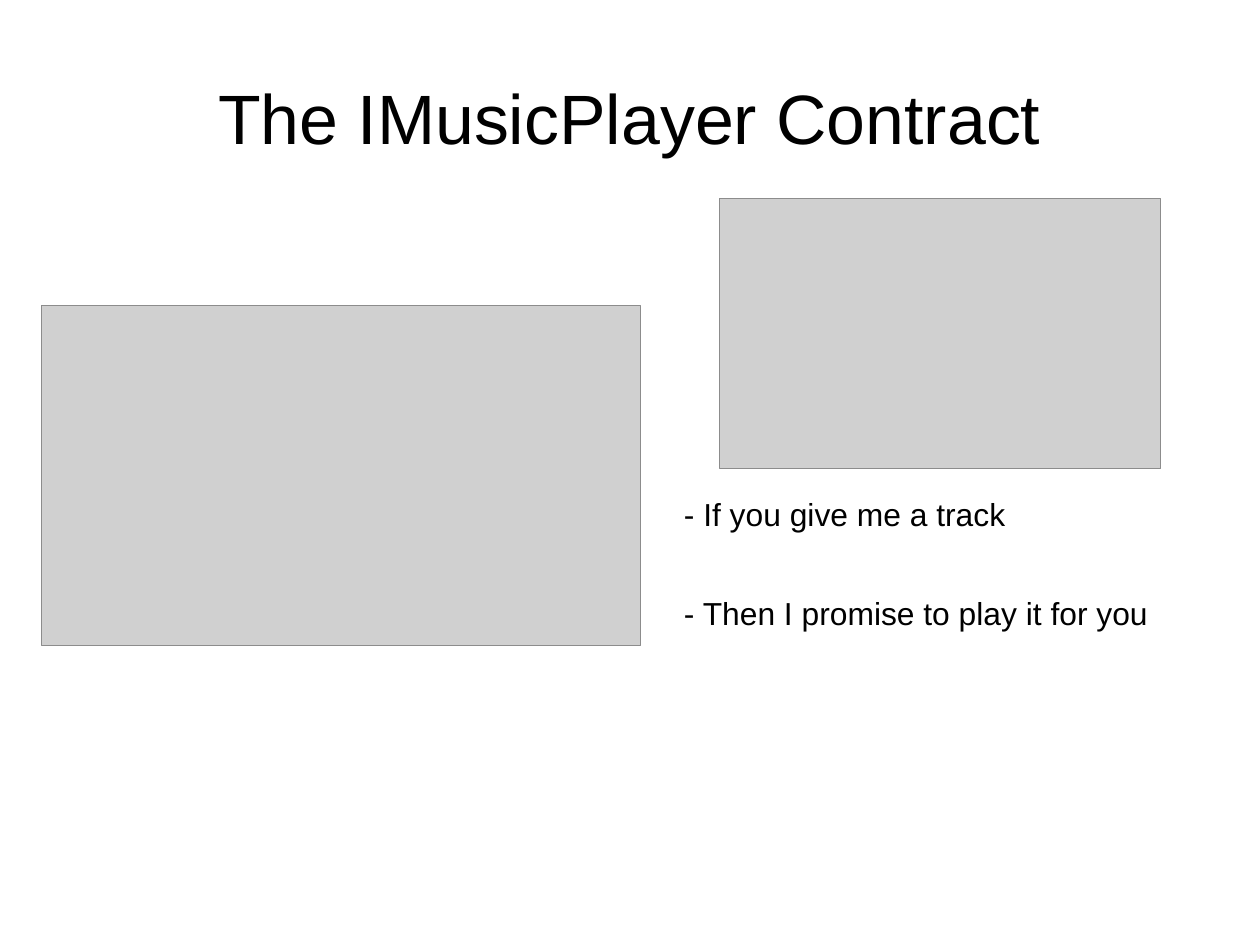
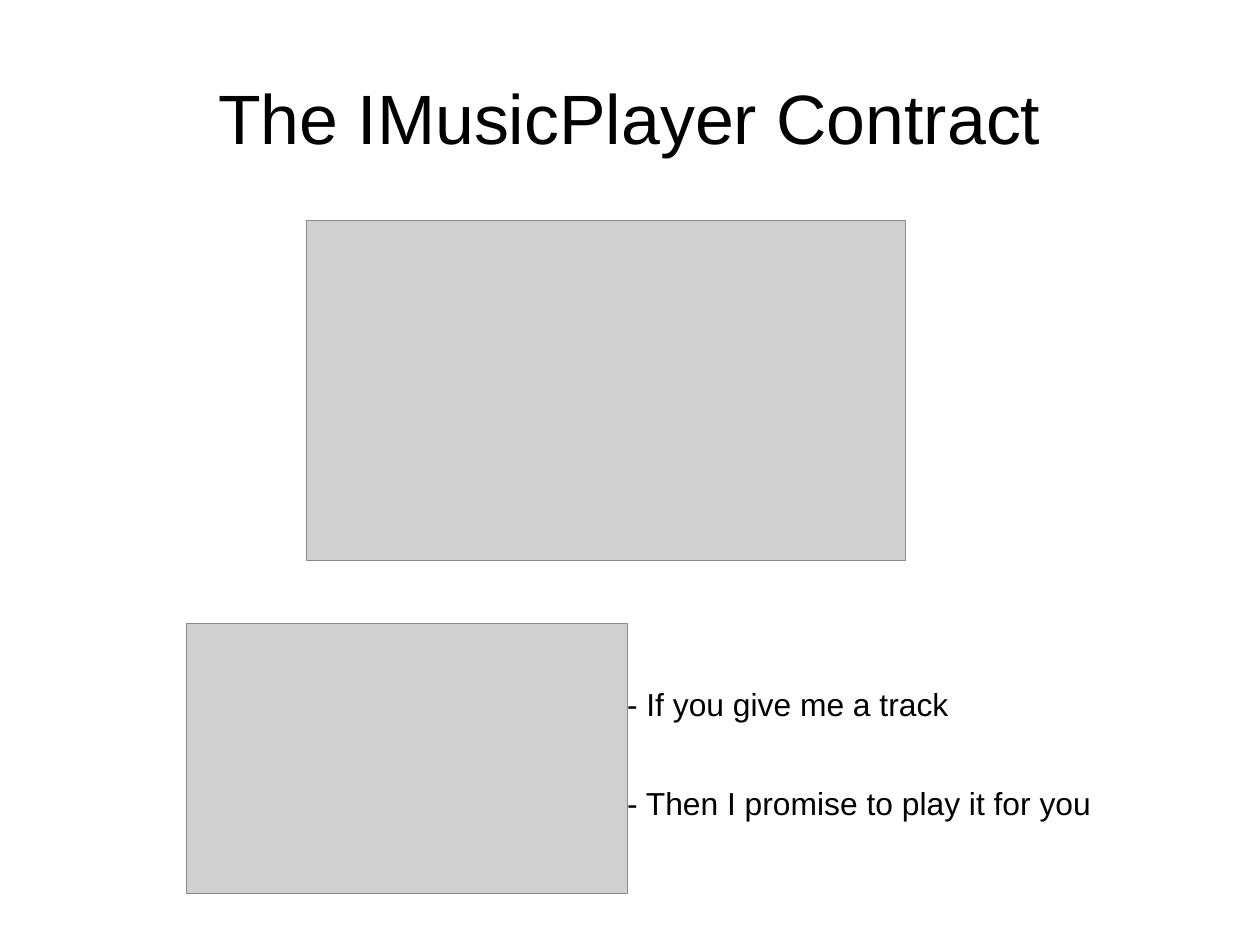
Before and after one commit to james1ewis/LiskovSlides, a slide deck: slide 5 of Liskov Substitution Principle/LSP.odp (slide 10 before the commit). Drawn at 1260x945 pixels with LibreOffice and Linux fonts; fonts in the diff are those of the drawing; grey boxes stand for pictures. Boxes give left, top, right and bottom in pixels: in the first picture for what was removed or moved away, otherwise in the second. Text is boxed around its words. In the diff, an @@ line names an element or a change of style, - is before the commit and + after.

Commit message:
updated the talk - moved some slides around and finished off others

```diff
--- a/Liskov Substitution Principle/LSP.odp
+++ b/Liskov Substitution Principle/LSP.odp
@@ picture: place and size @@
-picture at <box>42,305,641,646</box>
+picture at <box>306,221,906,561</box>
@@ text "- If you give me ...": place and size @@
-text "- If you give me ..." at <box>703,503,1147,631</box>
+text "- If you give me ..." at <box>646,693,1091,821</box>
@@ picture: place and size @@
-picture at <box>720,199,1162,469</box>
+picture at <box>186,623,628,893</box>
```
Also in this commit, not shown: 6 other slides changed, 2 slides added, 6 slides removed, 1 other file.
